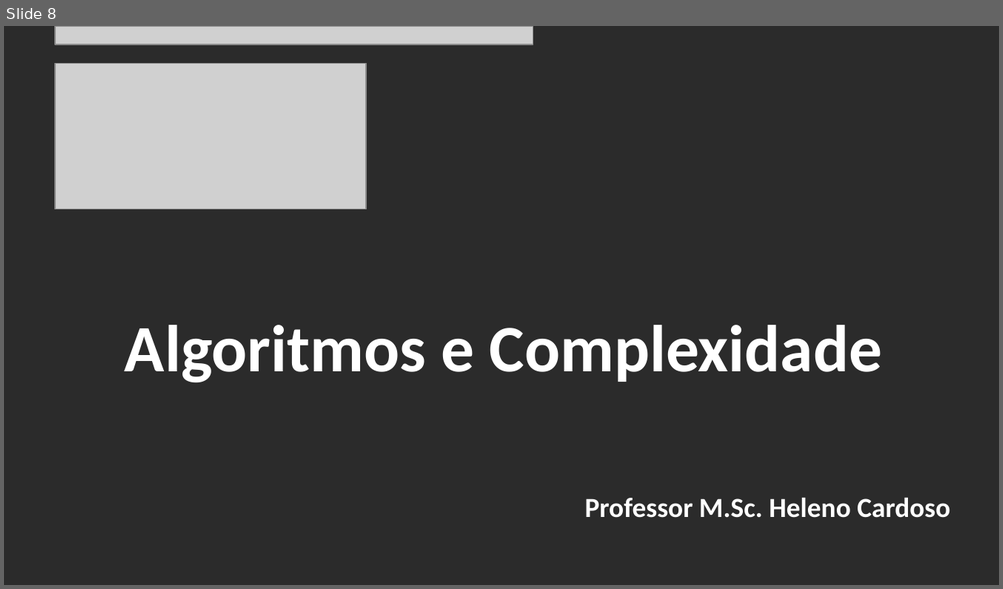
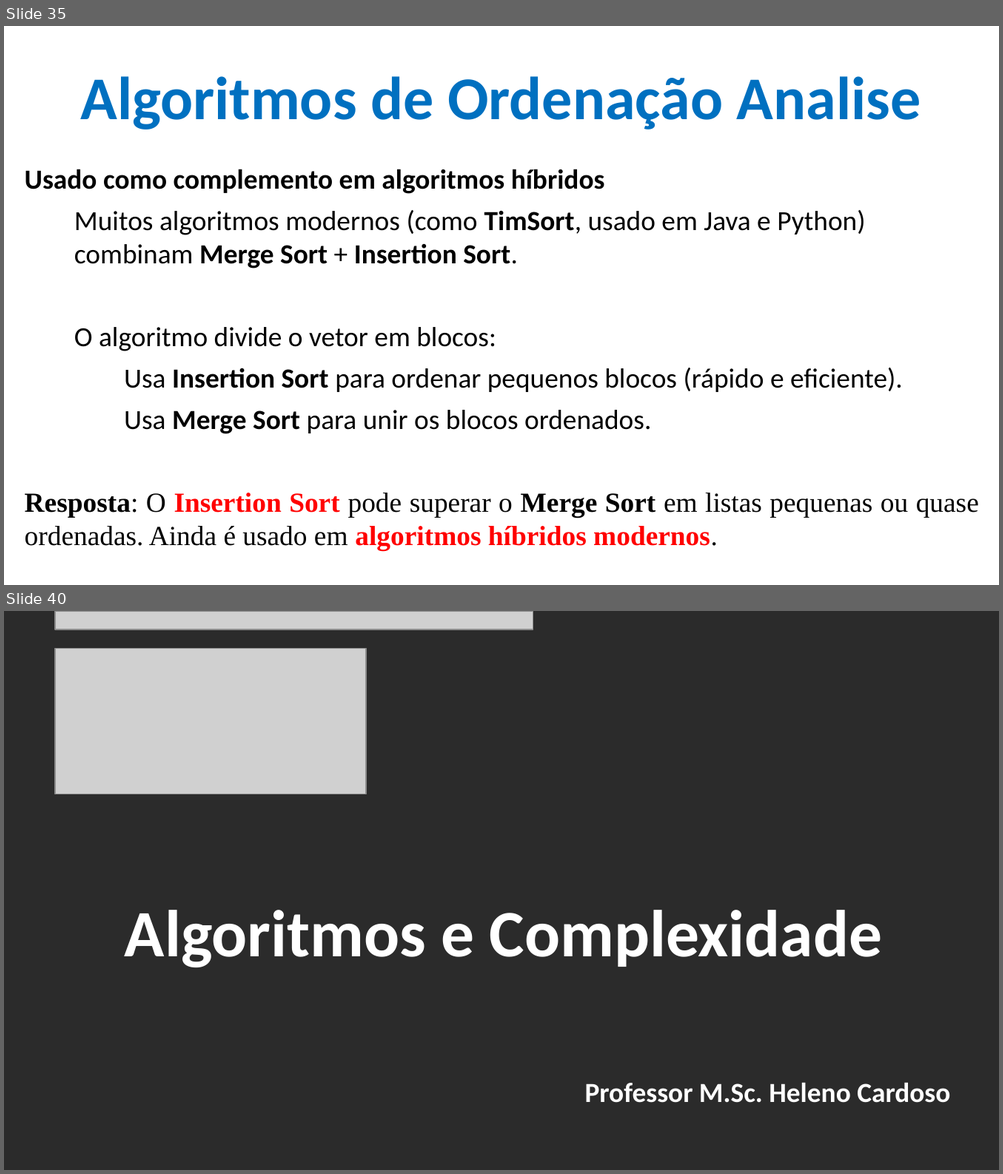
Before and after one commit to CloudEducationBrazil/WydenAlgoritmosEComplexidade, a slide deck: 01 Classes/Aula 04 - Algoritmos e Complexidade - Algoritmos de Ordenação.pptx. Shown one above the other, each under a label of ours: slide 8 before the commit, slides 35 and 40 after it; the slides between them are not shown. The pictures are 1003x589 and 1003x1174 pixels, drawn with LibreOffice and Linux fonts; fonts in the diff are those of the drawing; grey boxes stand for pictures; background and template pictures are left out; a plain dark background stands for a picture behind light text. Boxes give left, top, right and bottom in pixels: in the first picture for what was removed or moved away, otherwise in the second. Text is boxed around its words. In the diff, an @@ line names an element or a change of style, - is before the commit and + after.

Commit message:
Alg e Compl - Alg de Ordenação 01Set2025 ...

```diff
--- a/01 Classes/Aula 04 - Algoritmos e Complexidade - Algoritmos de Ordenação.pptx
+++ b/01 Classes/Aula 04 - Algoritmos e Complexidade - Algoritmos de Ordenação.pptx
@@ slide 35 added at (x1=4, y1=26, x2=999, y2=585), background picture (left out) @@
@@ title added at (x1=80, y1=76, x2=920, y2=130), 44 pt, text #0070C0, bold @@
+Algoritmos de Ordenação Analise
@@ text added at (x1=25, y1=169, x2=979, y2=551), 20 pt, text #000000 @@
+Usado como complemento em algoritmos híbridos
+  Muitos algoritmos modernos (como TimSort, usado em Java e Python) combinam Merge Sort + Insertion Sort.
+  O algoritmo divide o vetor em blocos:
+    Usa Insertion Sort para ordenar pequenos blocos (rápido e eficiente).
+    Usa Merge Sort para unir os blocos ordenados.
+Resposta: O Insertion Sort pode superar o Merge Sort em listas pequenas ou quase ordenadas. Ainda é usado em algoritmos híbridos modernos.
@@ what was slide 8 is now slide 40 @@
```
Also in this commit, not shown: 6 slides changed, 31 other slides added, 12 other files.
